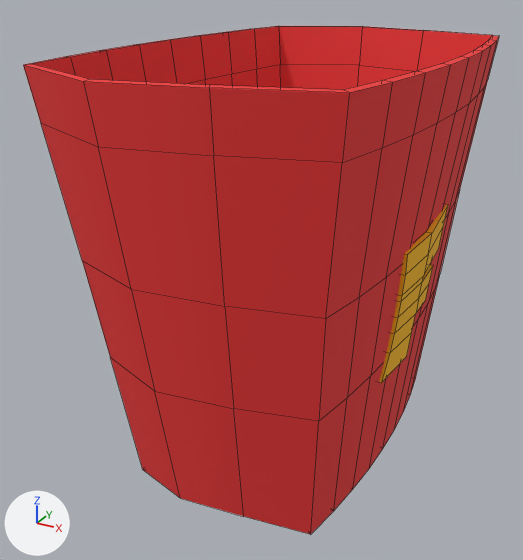
Renders of the FBX model Assets/_VroumVroum/3DModels/Decor/Fries/Bag_Fries.FBX from each side of a commit.
Both versions are drawn from a 50 mm lens placed at (3.43, -7.08, 5.59), pointed at (-0.3, -0.3, 2.2). The lights are fixed; the arrows at lower left show +X, +Y and +Z. Mesh edges are drawn as thin lines. Where no turn or scale is listed for an object, it has been applied to the vertices.
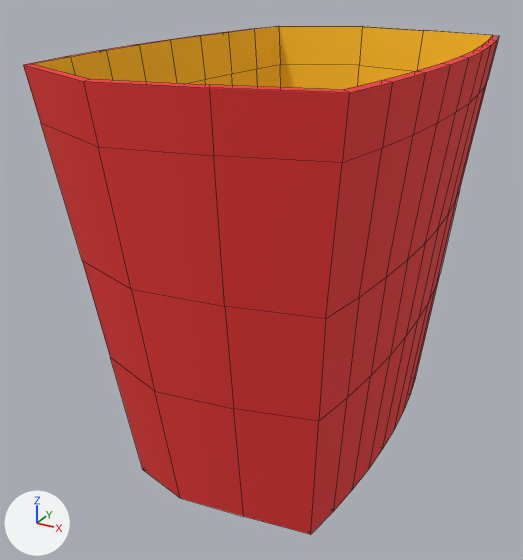
The change in detail:
me_mesh is used by ob_plane006; location (-0.22, 0.0, 2.52).
me_mesh had 304 vertices, 295 faces and spanned x -1.51..1.96, y -2.84..2.84, z -2.35..2.26.
me_mesh now has 262 vertices, 264 faces and spans x -1.51..1.96, y -2.84..2.84, z -2.35..2.26.
me_mesh part 1: the loose piece of 42 vertices spanning x 1.51..1.8, y -0.68..0.68, z -1.01..0.61 is deleted.
me_mesh part 2: 144 faces spanning x -1.43..1.87, y -2.77..2.77, z -2.35..2.26 switch from mat_16___default (red #ed3535) to mat_16___default_001 (yellow #ffbf16).

Where the change shows, as pixel boxes (x1, y1, x2, y2) in the pictures (523 x 560 px):
part 1 of me_mesh, deleted
    before: (379, 204, 448, 383)
part 2 of me_mesh, recoloured
    both: (33, 26, 493, 90)
